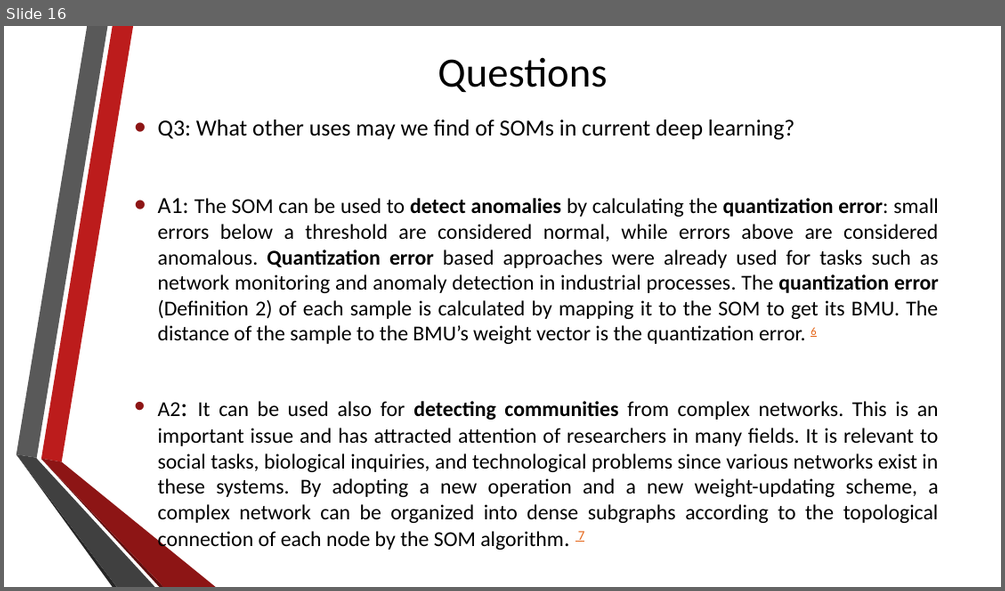
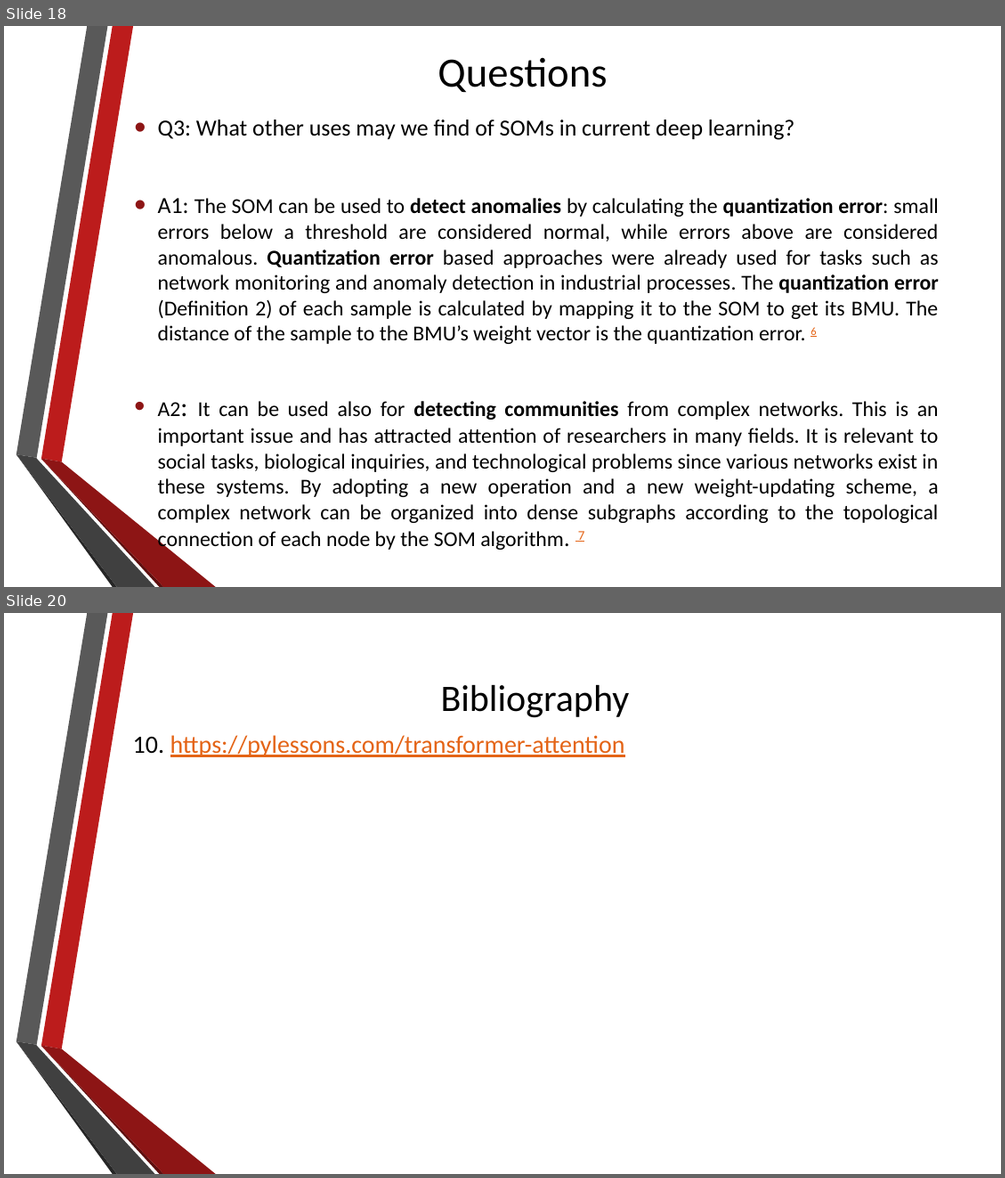
Before and after one commit to alexdn7/archaeology-project, a slide deck: About self-organizing maps.pptx. Shown one above the other, each under a label of ours: slide 16 before the commit, slides 18 and 20 after it; the slides between them are not shown. The pictures are 1005x591 and 1005x1178 pixels, drawn with LibreOffice and Linux fonts; fonts in the diff are those of the drawing. Boxes give left, top, right and bottom in pixels: in the first picture for what was removed or moved away, otherwise in the second. Text is boxed around its words. In the diff, an @@ line names an element or a change of style, - is before the commit and + after.

```diff
--- a/About self-organizing maps.pptx
+++ b/About self-organizing maps.pptx
@@ slide 20 added at [4, 613, 1001, 1174], background #FFFFFF; not listed: 6 template elements that a slide beside it also shows @@
@@ title added at [441, 685, 630, 718], 36 pt, text #000000 @@
+Bibliography
@@ text added at [133, 735, 625, 757], 24 pt, text #E46416, underline @@
+10. https://pylessons.com/transformer-attention
@@ what was slide 16 is now slide 18 @@
```
Also in this commit, not shown: 2 slides changed, 2 other slides added.
